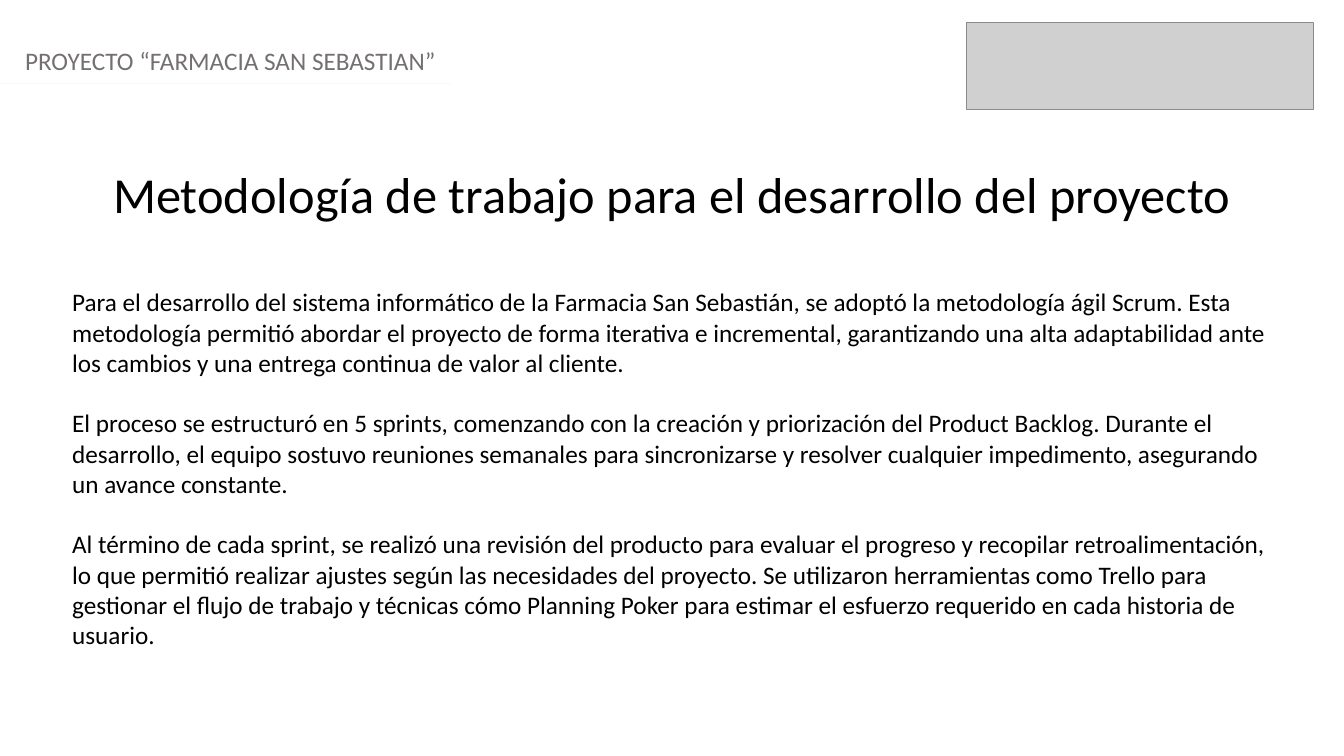
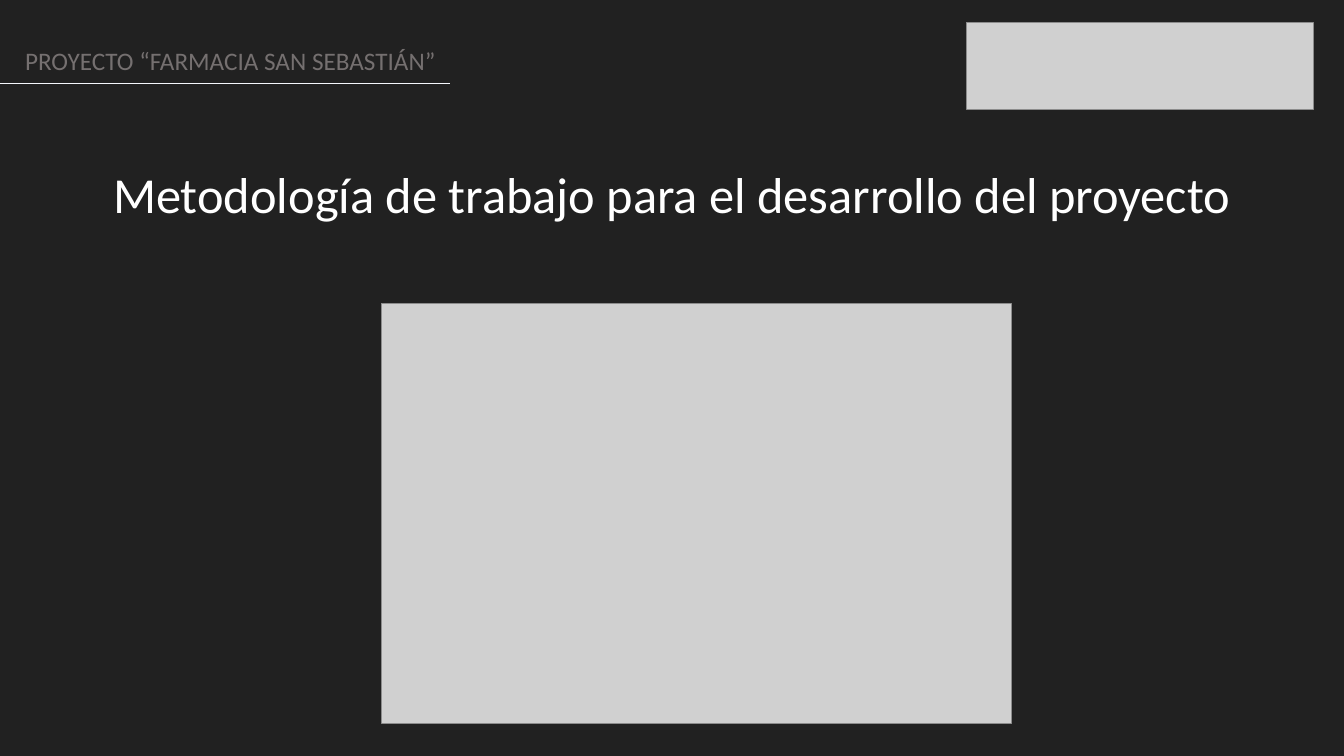
Before and after one commit to dacamposk1/capstone_grupo2, a slide deck: slide 6 of Fase 3/Evidencias Grupales/Presentación Final del proyecto (Español).pptx. Drawn at 1344x756 pixels with LibreOffice and Linux fonts; fonts in the diff are those of the drawing; grey boxes stand for pictures. Boxes give left, top, right and bottom in pixels: in the first picture for what was removed or moved away, otherwise in the second. Text is boxed around its words. In the diff, an @@ line names an element or a change of style, - is before the commit and + after.

Commit message:
update

```diff
--- a/Fase 3/Evidencias Grupales/Presentación Final del proyecto (Español).pptx
+++ b/Fase 3/Evidencias Grupales/Presentación Final del proyecto (Español).pptx
@@ background #FFFFFF to #212121 @@
@@ text at <box>25,50,435,70</box>: text changed @@
-PROYECTO “FARMACIA SAN SEBASTIAN”
+PROYECTO “FARMACIA SAN SEBASTIÁN”
@@ text "Metodología de trabajo para el ..." at <box>113,178,1230,222</box>: text colour #000000 to #FFFFFF @@
@@ text removed at <box>72,293,1265,645</box> @@
-Para el desarrollo del sistema informático de la Farmacia San Sebastián, se adoptó la metodología ágil Scrum. Esta metodología permitió abordar el proyecto de forma iterativa e incremental, garantizando una alta adaptabilidad ante los cambios y una entrega continua de valor al cliente.
-El proceso se estructuró en 5 sprints, comenzando con la creación y priorización del Product Backlog. Durante el desarrollo, el equipo sostuvo reuniones semanales para sincronizarse y resolver cualquier impedimento, asegurando un avance constante.
-Al término de cada sprint, se realizó una revisión del producto para evaluar el progreso y recopilar retroalimentación, lo que permitió realizar ajustes según las necesidades del proyecto. Se utilizaron herramientas como Trello para gestionar el flujo de trabajo y técnicas cómo Planning Poker para estimar el esfuerzo requerido en cada historia de usuario.
@@ picture added at <box>382,303,1012,724</box> @@
```
Also in this commit, not shown: 13 other slides changed.
